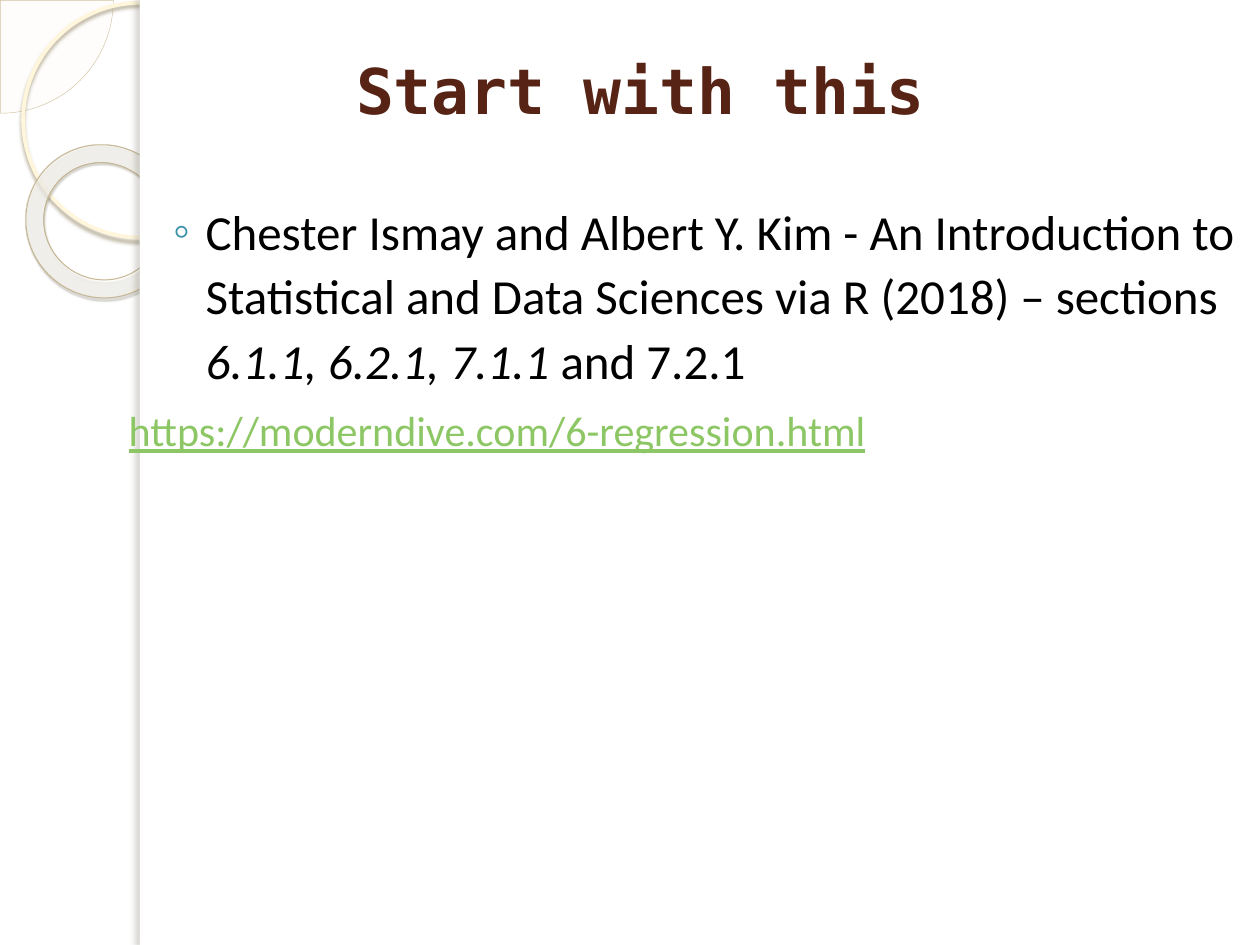
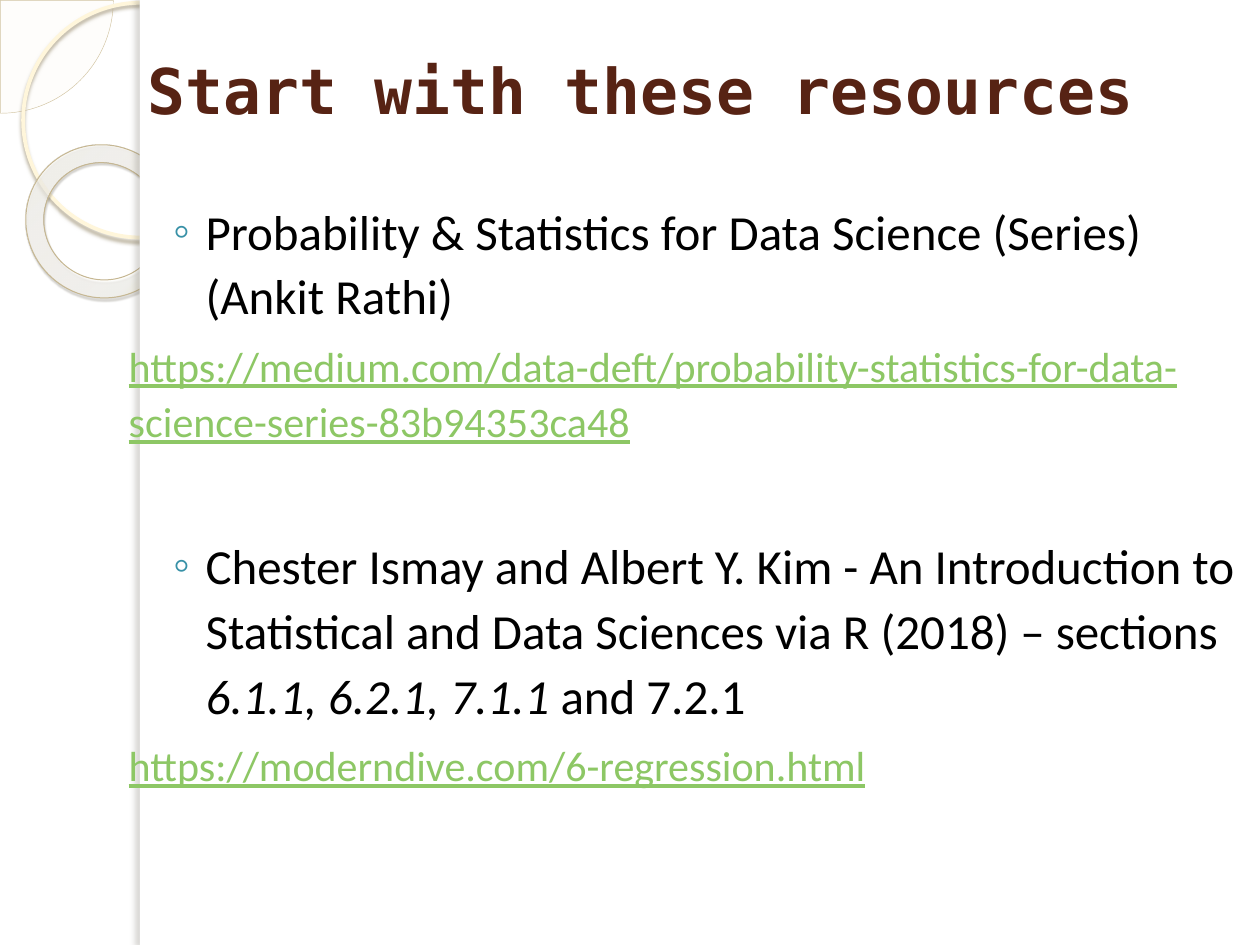
Before and after one commit to marinfotache/Data-Processing-Analysis-Science-with-R, a slide deck: slide 4 of 09 Exploratory Data Analysis/09 Exploratory Data Analysis.pptx. Drawn at 1260x945 pixels with LibreOffice and Linux fonts; fonts in the diff are those of the drawing; background and template pictures are left out. Boxes give left, top, right and bottom in pixels: in the first picture for what was removed or moved away, otherwise in the second. Text is boxed around its words. In the diff, an @@ line names an element or a change of style, - is before the commit and + after.

```diff
--- a/09 Exploratory Data Analysis/09 Exploratory Data Analysis.pptx
+++ b/09 Exploratory Data Analysis/09 Exploratory Data Analysis.pptx
@@ title at (147,63,1133,115): text changed @@
-Start with this
+Start with these resources
@@ text at (129,214,1177,444): paragraphs added @@
+  ◦ Probability & Statistics for Data Science (Series) (Ankit Rathi)
+  https://medium.com/data-deft/probability-statistics-for-data-science-series-83b94353ca48
```
Also in this commit, not shown: 1 other slide changed.
